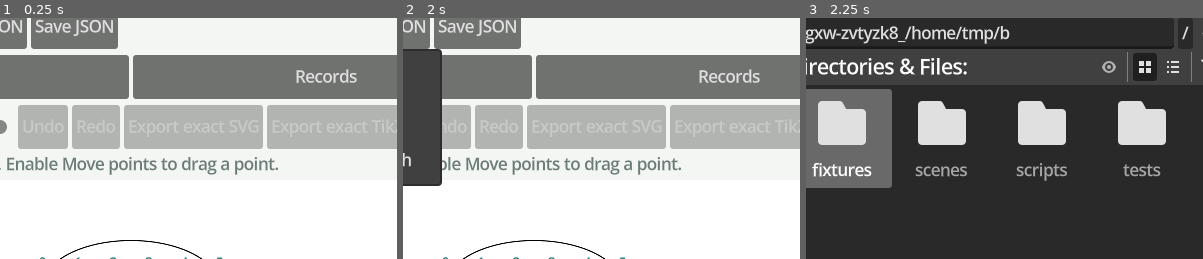
Above: before the commit, frames 1-3 (left to right).
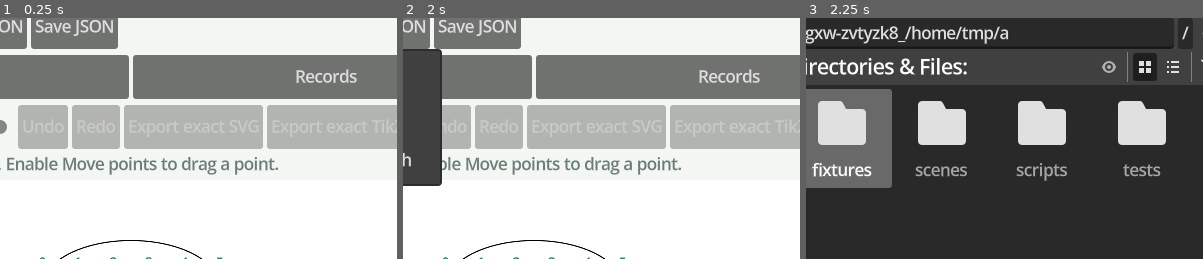
Above: after the commit, the same moments.

Repository: joshgay/surface-diagrams
Game: Godot game, scene res://scenes/studio.tscn
Same seed, same stepped clock (60 frames per second), same inputs: the game is played once before the commit and once after it.
Inputs:
- Up to frame 1 (0.25 s): no input
- Up to frame 2 (2 s): click "Examples" at 0.5 s; click "Workspaces" at 1.25 s
- Up to frame 3 (2.25 s): click "Open JSON" at 2 s
The pictures show only the part of the screen within x 33-83%, y 10-60%; the shares and areas given below are measured in that part.

Frames 1-2 are identical in both runs. In frame 3, less than 0.1% of the frame differs, in the area x 48-52%, y 3-10%.

Commit message:
Add reproducible walkthrough publication bundles

Diff:
--- /dev/null
+++ b/godot/scripts/walkthrough_publication_bridge.gd
@@ -0,0 +1,45 @@
+class_name WalkthroughPublicationBridge
+extends RefCounted
+
+const MAX_BUNDLE_BYTES := 64 * 1024 * 1024
+
+static func build(document: Variant) -> Dictionary:
+	if not document is WalkthroughDocument:
+		return _failure("Only a validated walkthrough can be published")
+	if OS.has_feature("web"):
+		return _failure("Browser publication is disabled because the Python geometry authority is unavailable")
+	var cache_dir := ProjectSettings.globalize_path("user://walkthrough-publication")
+	var directory_error := DirAccess.make_dir_recursive_absolute(cache_dir)
+	if directory_error != OK and directory_error != ERR_ALREADY_EXISTS:
+		return _failure("Could not create the local publication cache")
+	var input_path := cache_dir.path_join("walkthrough.json")
+	var output_path := cache_dir.path_join("walkthrough-publication.zip")
+	var save_error: String = document.save_path(input_path)
+	if not save_error.is_empty(): return _failure(save_error)
+	var python := OS.get_environment("SURFACE_DIAGRAMS_PYTHON")
+	if python.is_empty(): python = "python3"
+	var script := ProjectSettings.globalize_path("res://bridge/build_walkthrough_bundle.py")
+	var output: Array = []
+	# The executable, adapter, and paths are fixed. Imported records are bounded
+	# JSON data and cannot select code, modules, commands, or output locations.
+	var code := OS.execute(python, PackedStringArray([script, input_path, output_path]), output, true)
+	if code != 0:
+		var detail := str(output[0]).strip_edges() if not output.is_empty() else "no diagnostic"
+		return _failure("Walkthrough publication unavailable (exit %d): %s" % [code, detail.left(600)])
+	var receipt = JSON.parse_string(str(output[0]).strip_edges()) if not output.is_empty() else null
+	if typeof(receipt) != TYPE_DICTIONARY or not receipt.get("ok", false) or typeof(receipt.get("manifest")) != TYPE_DICTIONARY:
+		return _failure("Publication adapter returned an invalid receipt")
+	var file := FileAccess.open(output_path, FileAccess.READ)
+	if file == null: return _failure("Publication bundle was not created")
+	if file.get_length() <= 0 or file.get_length() > MAX_BUNDLE_BYTES:
+		return _failure("Publication bundle is empty or exceeds 64 MiB")
+	var bundle := file.get_buffer(file.get_length())
+	if bundle.size() < 4 or bundle.slice(0, 4) != PackedByteArray([0x50, 0x4b, 0x03, 0x04]):
+		return _failure("Publication adapter returned an unexpected archive")
+	if int(receipt.get("bundle_bytes", -1)) != bundle.size():
+		return _failure("Publication receipt size does not match the bundle")
+	return {"ok": true, "error": "", "bundle": bundle,
+		"manifest": receipt.manifest.duplicate(true)}
+
+static func _failure(message: String) -> Dictionary:
+	return {"ok": false, "error": message, "bundle": PackedByteArray(), "manifest": {}}
--- a/godot/scripts/walkthrough_view.gd
+++ b/godot/scripts/walkthrough_view.gd
@@ -40,6 +40,9 @@
 var status: Label
 var open_dialog: FileDialog
 var save_dialog: FileDialog
+var publication_button: Button
+var publication_dialog: FileDialog
+var publication: Dictionary = {}
 
 func _ready() -> void:
 	set_anchors_and_offsets_preset(Control.PRESET_FULL_RECT)
@@ -54,6 +57,8 @@
 	_button(tools, "Back to editor", _close)
 	_button(tools, "Open walkthrough", func(): open_dialog.popup_centered_ratio(0.85)).visible = not browser_mode
 	_button(tools, "Save walkthrough", func(): _choose_save()).visible = not browser_mode
+	publication_button = _button(tools, "Export publication bundle", _choose_publication)
+	publication_button.disabled = true
 	_button(tools, "JSON import / source", func(): source.visible = not source.visible)
 	_button(tools, "Import pasted JSON", func(): import_source(source.text))
 	_button(tools, "Generic planar", func(): import_source(FileAccess.get_file_as_string(PLANAR_FIXTURE)))
@@ -144,6 +149,12 @@
 	save_dialog.add_filter("*.json", "Walkthrough JSON")
 	save_dialog.file_selected.connect(save_path)
 	add_child(save_dialog)
+	publication_dialog = FileDialog.new()
+	publication_dialog.file_mode = FileDialog.FILE_MODE_SAVE_FILE
+	publication_dialog.access = FileDialog.ACCESS_FILESYSTEM
+	publication_dialog.add_filter("*.zip", "Deterministic publication bundle")
+	publication_dialog.file_selected.connect(save_publication)
+	add_child(publication_dialog)
 	resized.connect(_responsive)
 	get_viewport().size_changed.connect(_responsive)
 	closed.connect(_stop_playback)
@@ -228,7 +239,10 @@
 	timeline.max_value = document.to_dict().steps.size()
 	timeline.set_value_no_signal(0.0)
 	set_timeline_position(0.0, true)
-	status.text = "Loaded complete supplied endpoint records. Verification and provenance below are imported metadata, not Studio conclusions."
+	publication = WalkthroughPublicationBridge._failure("Browser: exact Python publication export unavailable.") if browser_mode else WalkthroughPublicationBridge.build(document)
+	publication_button.disabled = not publication.ok
+	status.text = ("Loaded complete supplied endpoints. Deterministic Python publication bundle ready; exploratory 3D data is recorded but excluded from certified geometry exports." if publication.ok
+		else "Loaded complete supplied endpoints. Publication unavailable: " + publication.error) + " Verification and provenance are imported metadata, not Studio conclusions."
 	return true
 
 func set_timeline_position(value: float, from_playback: bool = false) -> void:
@@ -377,5 +391,20 @@
 	status.text = "Saved exact walkthrough record." if error.is_empty() else error
 	return error.is_empty()
 
+func _choose_publication() -> void:
+	if not publication.get("ok", false): return
+	publication_dialog.current_file = "walkthrough-publication.zip"
+	publication_dialog.popup_centered_ratio(0.85)
+
+func save_publication(path: String) -> bool:
+	if not publication.get("ok", false): return false
+	var file := FileAccess.open(path, FileAccess.WRITE)
+	if file == null:
+		status.text = "Could not write publication bundle"
+		return false
+	file.store_buffer(publication.bundle)
+	status.text = "Saved deterministic publication bundle with exact Python SVG/TikZ/Python endpoint exports. Exploratory 3D data remains excluded from certified geometry output."
+	return true
+
 func _close() -> void:
 	closed.emit()
--- /dev/null
+++ b/godot/tests/walkthrough_publication.gd
@@ -0,0 +1,106 @@
+extends SceneTree
+
+var assertions := 0
+var failures := 0
+
+func _initialize() -> void:
+	call_deferred("_run")
+
+func _run() -> void:
+	root.size = Vector2i(1280, 800)
+	root.content_scale_size = root.size
+	var planar: WalkthroughDocument = WalkthroughDocument.parse(FileAccess.get_file_as_string(WalkthroughView.PLANAR_FIXTURE)).document
+	var first := WalkthroughPublicationBridge.build(planar)
+	var second := WalkthroughPublicationBridge.build(planar)
+	_check(first.ok and first.bundle.size() > 0 and first.bundle.slice(0, 4) == PackedByteArray([0x50, 0x4b, 0x03, 0x04]), "validated walkthrough produces a ZIP publication bundle")
+	_check(first.bundle == second.bundle and first.manifest == second.manifest, "publication bundle and manifest are byte-deterministic")
+	_check(first.manifest.format == "surface-diagrams-walkthrough-publication" and first.manifest.version == 1, "manifest has a bounded versioned publication format")
+	_check(first.manifest.geometry_authority == "surface-diagrams Python library" and "2D" in first.manifest.geometry_scope, "manifest names the exact geometry authority and scope")
+	_check(first.manifest.documents.size() == 3 and first.manifest.documents.map(func(item): return item.id) == ["initial", "point_moved", "label_moved"], "manifest preserves supplied document order and IDs")
+	_check(first.manifest.steps.map(func(item): return item.id) == ["place-point", "place-caption"], "manifest preserves literal step references")
+	_check(first.manifest.documents[0].stable_records.map(func(item): return item.id) == ["p1", "p2", "p3", "p4", "arc1", "caption"], "manifest preserves stable object, curve, and label order")
+	_check(first.manifest.excluded_exploratory_surface_views.is_empty(), "plain walkthrough has no invented exploratory exclusions")
+	_check(first.manifest.source.sha256 == _sha(planar.to_json().to_utf8_buffer()), "manifest checksum binds the exact normalized walkthrough source")
+
+	var path := "user://walkthrough-publication-contract.zip"
+	var absolute := ProjectSettings.globalize_path(path)
+	var output := FileAccess.open(path, FileAccess.WRITE)
+	output.store_buffer(first.bundle)
+	output = null
+	var archive := ZIPReader.new()
+	_check(archive.open(absolute) == OK, "Godot reopens the generated publication archive")
+	var names := Array(archive.get_files())
+	_check(names.has("walkthrough.json") and names.has("manifest.json") and names.has("documents/initial.svg") and names.has("documents/initial.tikz") and names.has("documents/initial.py") and names.has("documents/initial.json"), "archive contains source, manifest, and exact endpoint artifacts")
+	_check(archive.read_file("walkthrough.json").get_string_from_utf8() == planar.to_json(), "archive retains exact normalized walkthrough JSON")
+	var embedded_manifest = JSON.parse_string(archive.read_file("manifest.json").get_string_from_utf8())
+	_check(embedded_manifest == first.manifest, "embedded manifest equals the adapter receipt")
+	_check(archive.read_file("documents/initial.svg").get_string_from_utf8().begins_with("<svg"), "bundle contains Python-library SVG")
+	_check("tikzpicture" in archive.read_file("documents/initial.tikz").get_string_from_utf8(), "bundle contains Python-library TikZ")
+	_check("DiagramDocument.from_dict" in archive.read_file("documents/initial.py").get_string_from_utf8(), "bundle contains editable Python recipe")
+	for artifact in first.manifest.documents[0].artifacts:
+		var data := archive.read_file(artifact.path)
+		_check(data.size() == artifact.bytes and _sha(data) == artifact.sha256, "manifest size and checksum verify " + artifact.path)
+	archive.close()
+	DirAccess.remove_absolute(absolute)
+
+	var cover: WalkthroughDocument = WalkthroughDocument.parse(FileAccess.get_file_as_string(WalkthroughView.COVER_FIXTURE)).document
+	var cover_result := WalkthroughPublicationBridge.build(cover)
+	_check(cover_result.ok and cover_result.manifest.excluded_exploratory_surface_views.map(func(item): return item.id) == ["surface_before", "surface_after"], "cover bundle explicitly lists both excluded exploratory views")
+	_check(cover_result.manifest.steps[0].surface_linkage.status == "supplied-exploratory-linkage" and cover_result.manifest.steps[0].surface_linkage.verification.status == "unverified", "cover linkage status and verification remain visible metadata")
+	var cover_path := "user://walkthrough-cover-publication.zip"
+	var cover_file := FileAccess.open(cover_path, FileAccess.WRITE)
+	cover_file.store_buffer(cover_result.bundle)
+	cover_file = null
+	archive = ZIPReader.new()
+	archive.open(ProjectSettings.globalize_path(cover_path))
+	names = Array(archive.get_files())
+	_check(not names.any(func(name): return "surface_before" in name or "surface_after" in name), "exploratory 3D records are not exported as certified geometry artifacts")
+	_check('"surface_views"' in archive.read_file("walkthrough.json").get_string_from_utf8(), "exploratory records remain preserved in the exact source record")
+	archive.close()
+	DirAccess.remove_absolute(ProjectSettings.globalize_path(cover_path))
+
+	var braid: WalkthroughDocument = WalkthroughDocument.parse(FileAccess.get_file_as_string(WalkthroughView.BRAID_FIXTURE)).document
+	var braid_result := WalkthroughPublicationBridge.build(braid)
+	var blocks: Array = []
+	for item in braid_result.manifest.steps: blocks.append(item.literal_braid_block.map(func(value): return int(value)))
+	var strand_ids: Array = braid_result.manifest.documents[0].stable_records.map(func(item): return int(item.id))
+	_check(braid_result.ok and blocks == [[1], [-2], [1]], "braid bundle preserves literal block order and signs")
+	_check(strand_ids == [1, 2, 3], "braid manifest preserves transported strand identities")
+	_check(not WalkthroughPublicationBridge.build(null).ok and not WalkthroughPublicationBridge.build(planar.diagram("initial")).ok, "bridge rejects non-walkthrough values")
+
+	var view := WalkthroughView.new()
+	root.add_child(view)
+	await process_frame
+	_check(view.import_source(planar.to_json()) and view.publication.ok and not view.publication_button.disabled, "desktop viewer prepares the exact bundle after valid import")
+	_check("bundle ready" in view.status.text and "excluded" in view.status.text, "desktop viewer reports publication readiness and 3D exclusion")
+	var accepted_bundle: PackedByteArray = view.publication.bundle.duplicate()
+	_check(not view.import_source("{}") and view.publication.bundle == accepted_bundle, "failed import preserves the accepted publication bundle")
+	_check(view.save_publication("user://walkthrough-view-publication.zip"), "viewer saves the prepared binary bundle")
+	_check(FileAccess.get_file_as_bytes("user://walkthrough-view-publication.zip") == accepted_bundle, "saved viewer bundle is byte-identical to the tested adapter result")
+	DirAccess.remove_absolute(ProjectSettings.globalize_path("user://walkthrough-view-publication.zip"))
+	view.queue_free()
+	await process_frame
+
+	var browser := WalkthroughView.new()
+	browser.browser_mode = true
+	root.add_child(browser)
+	await process_frame
+	_check(browser.import_source(planar.to_json()) and not browser.publication.ok and browser.publication_button.disabled, "browser viewer keeps Python publication explicitly unavailable")
+	_check("Python publication export unavailable" in browser.status.text and not browser.save_publication("user://forbidden.zip"), "browser cannot claim or write an exact publication bundle")
+	_check(not FileAccess.file_exists("user://forbidden.zip"), "disabled browser publication creates no file")
+	browser.queue_free()
+	await process_frame
+	print("WALKTHROUGH PUBLICATION: %d assertions, %d failures" % [assertions, failures])
+	quit(1 if failures else 0)
+
+func _sha(data: PackedByteArray) -> String:
+	var context := HashingContext.new()
+	context.start(HashingContext.HASH_SHA256)
+	context.update(data)
+	return context.finish().hex_encode()
+
+func _check(condition: bool, description: String) -> void:
+	assertions += 1
+	if not condition:
+		failures += 1
+		printerr("FAIL: " + description)
Not shown, added: godot/scripts/walkthrough_publication_bridge.gd.uid
Not shown, added: godot/tests/walkthrough_publication.gd.uid
Not shown, added: godot/PUBLICATION.md
Not shown, changed: godot/README.md
Not shown, changed: godot/STATE.md
Not shown, changed: godot/WALKTHROUGHS.md
Not shown, added: godot/bridge/build_walkthrough_bundle.py
Not shown, changed: godot/tests/run_all.py
Not shown, added: godot/tests/test_walkthrough_bundle.py
